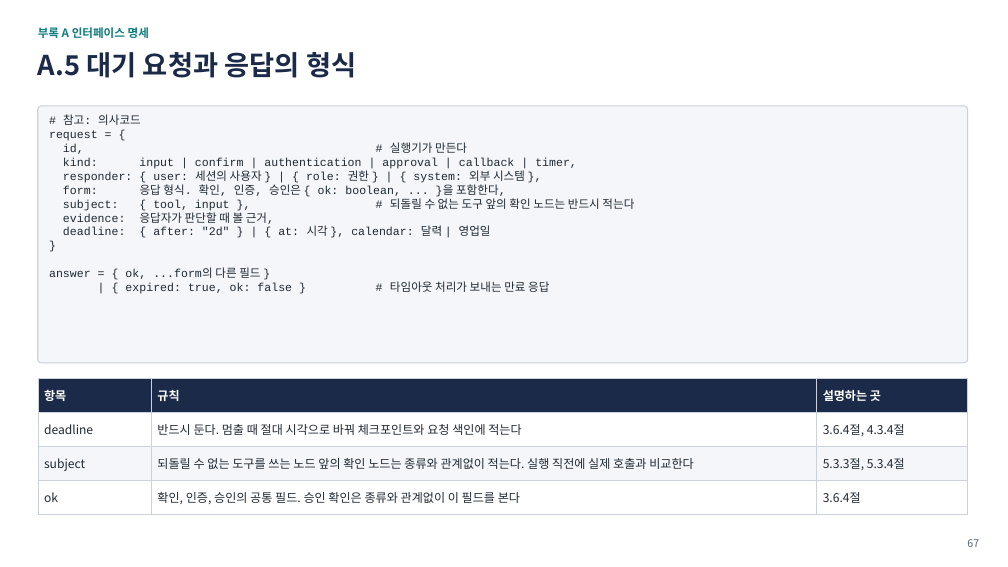
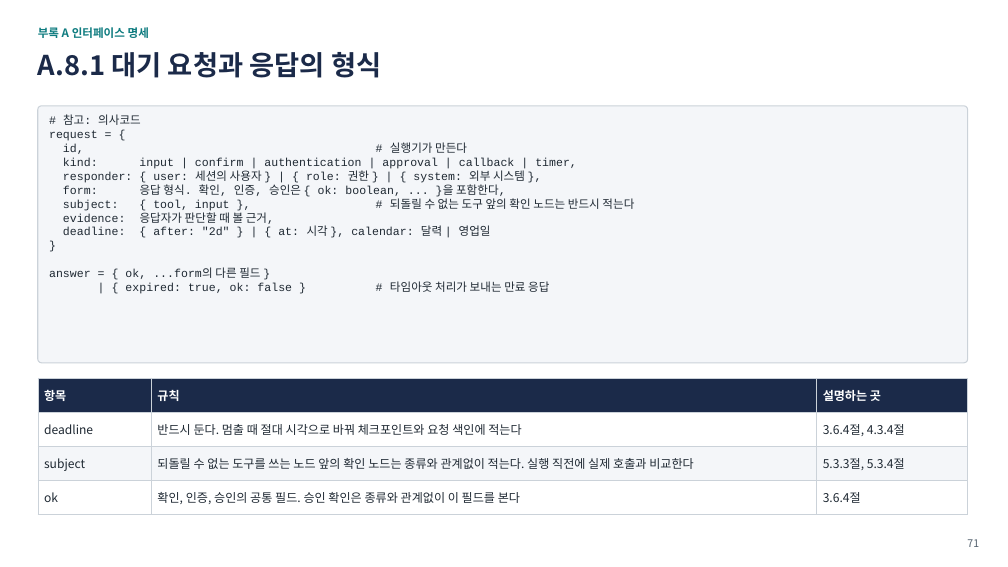
Before and after one commit to iwindfree/windfree-blog, a slide deck: slide 71 of public/files/ai-agent-workflow-framework/AI_Agent_Workflow_Framework_Summary.pptx (slide 67 before the commit). Drawn at 1008x567 pixels with LibreOffice and Linux fonts; fonts in the diff are those of the drawing. Boxes give left, top, right and bottom in pixels: in the first picture for what was removed or moved away, otherwise in the second. Text is boxed around its words. In the diff, an @@ line names an element or a change of style, - is before the commit and + after.

```diff
--- a/public/files/ai-agent-workflow-framework/AI_Agent_Workflow_Framework_Summary.pptx
+++ b/public/files/ai-agent-workflow-framework/AI_Agent_Workflow_Framework_Summary.pptx
@@ text at bbox=[38, 52, 381, 78]: text changed @@
-A.5 대기 요청과 응답의 형식
+A.8.1 대기 요청과 응답의 형식
@@ page number at bbox=[967, 539, 979, 547]: text changed @@
-67
+71
```
Also in this commit, not shown: 6 other slides changed, 2 slides added, 1 other file.
